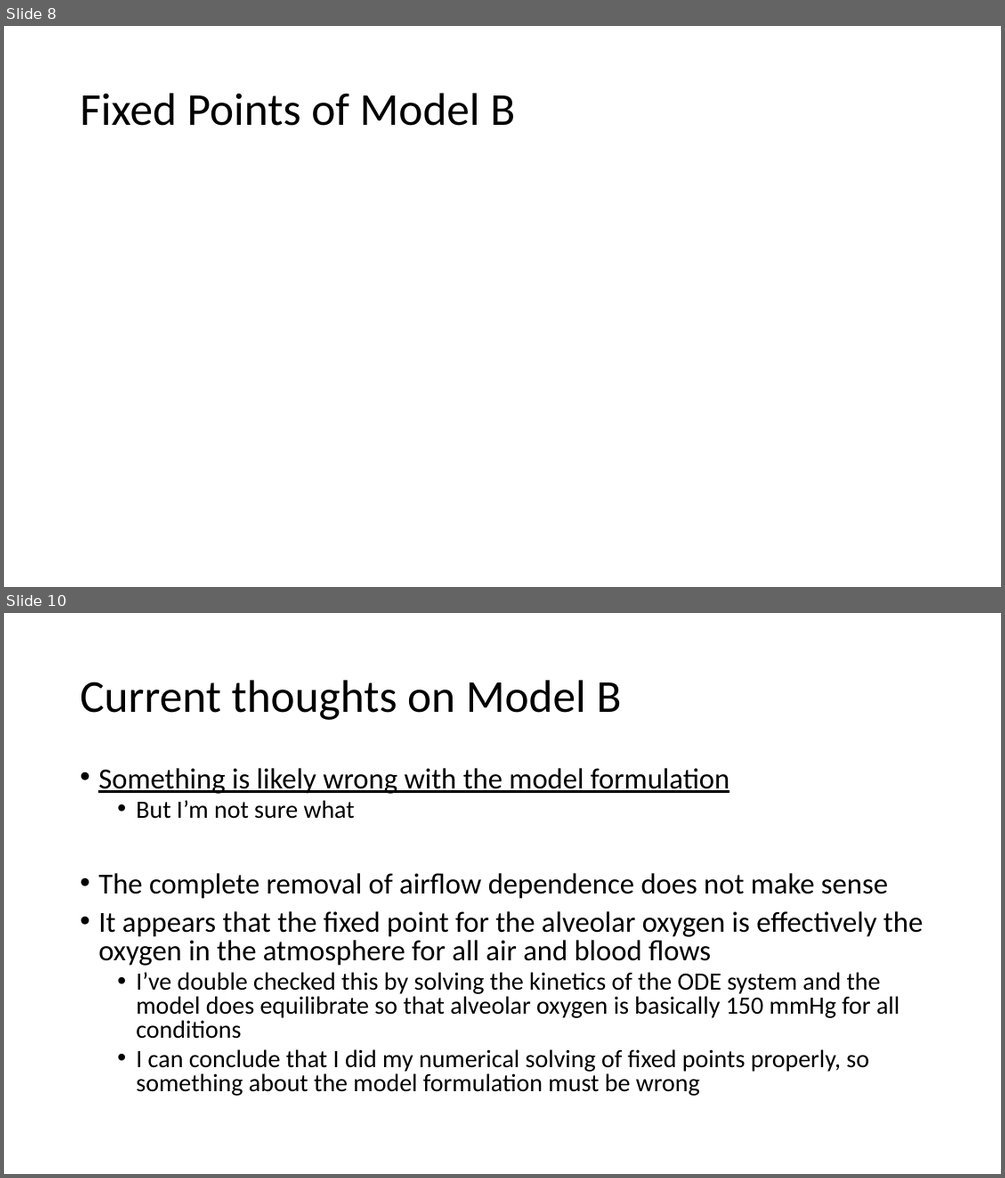
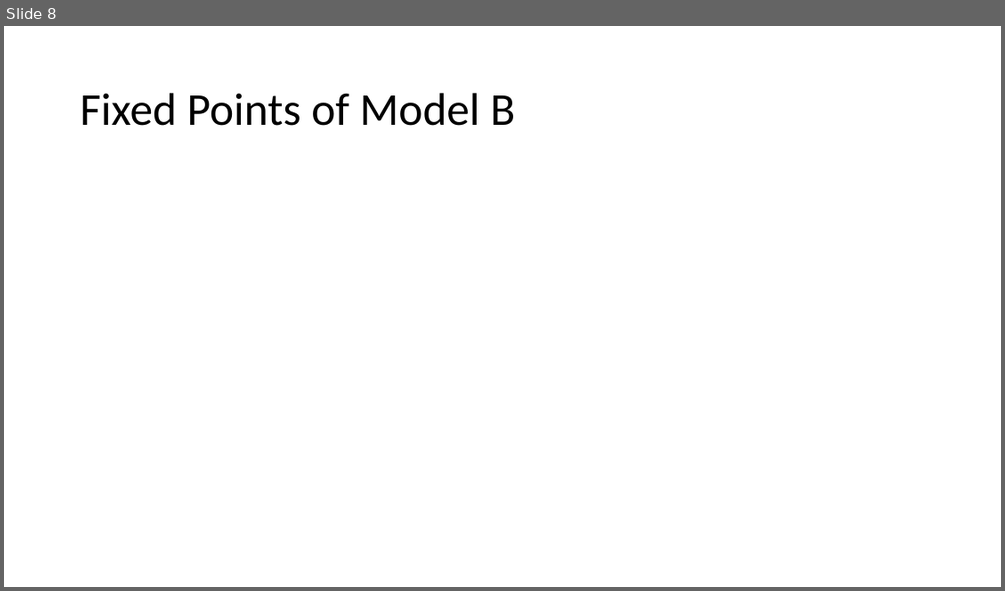
Before and after one commit to beards-lab/simple-VQ-matching-O2-transport, a slide deck: simpleVQ.pptx. Shown one above the other, each under a label of ours: slides 8 and 10 before the commit, slide 8 after it; the slides between them are not shown. The pictures are 1005x1178 and 1005x591 pixels, drawn with LibreOffice and Linux fonts; fonts in the diff are those of the drawing; grey boxes stand for pictures. Boxes give left, top, right and bottom in pixels: in the first picture for what was removed or moved away, otherwise in the second. Text is boxed around its words. In the diff, an @@ line names an element or a change of style, - is before the commit and + after.

```diff
--- a/simpleVQ.pptx
+++ b/simpleVQ.pptx
@@ slide 10 removed at (4, 613, 1001, 1174), background #FFFFFF @@
@@ title removed at (80, 680, 622, 720) @@
-Current thoughts on Model B
@@ text removed at (98, 768, 922, 1095) @@
-• Something is likely wrong with the model formulation
-  • But I’m not sure what
-• The complete removal of airflow dependence does not make sense
-• It appears that the fixed point for the alveolar oxygen is effectively the oxygen in the atmosphere for all air and blood flows
-  • I’ve double checked this by solving the kinetics of the ODE system and the model does equilibrate so that alveolar oxygen is basically 150 mmHg for all conditions
-  • I can conclude that I did my numerical solving of fixed points properly, so something about the model formulation must be wrong
```
Also in this commit, not shown: 2 slides changed, 2 slides added, 9 other files.
